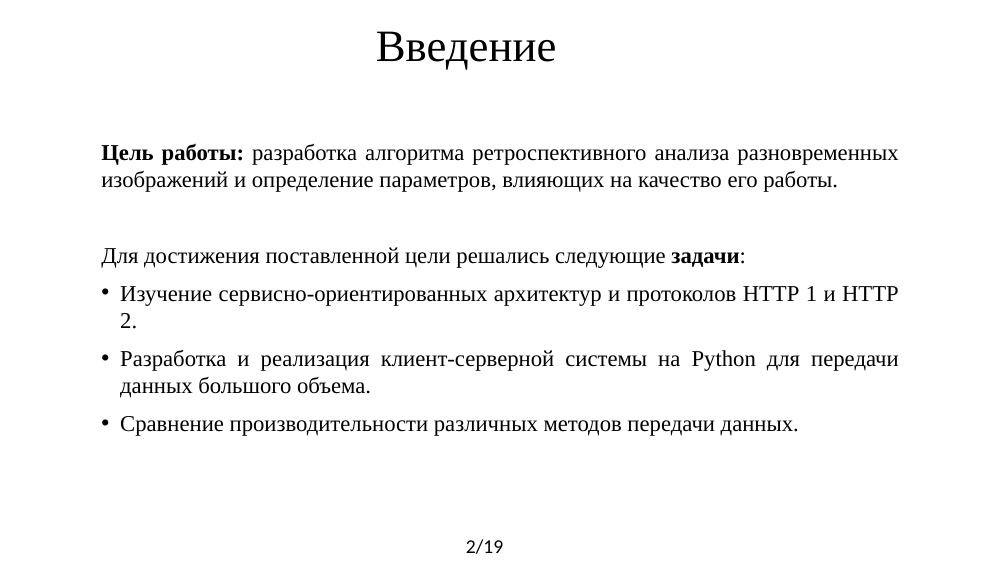
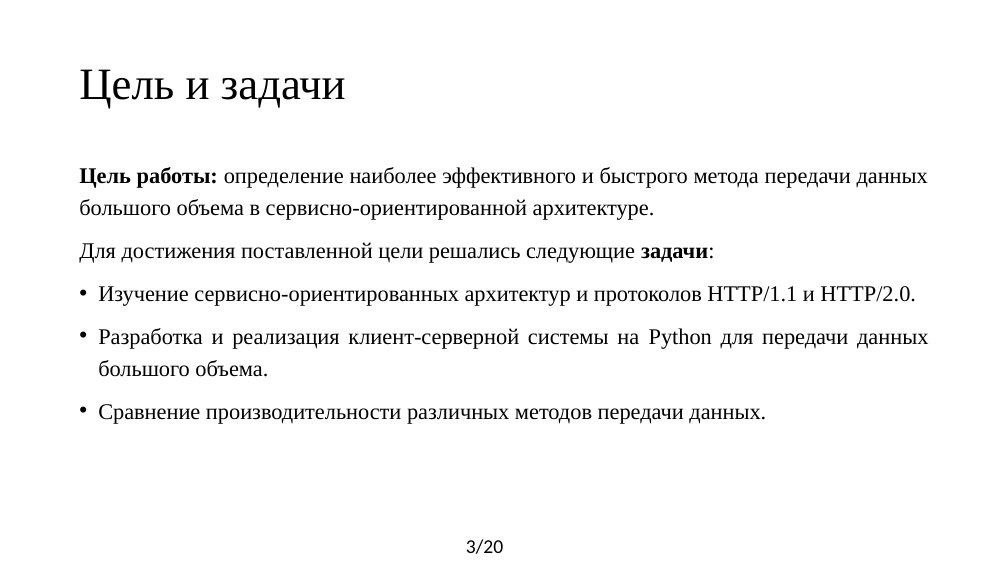
Before and after one commit to yaroslavshap/Http1_Http2_speed, a slide deck: slide 3 of documents/Презентация_Шаповал.pptx (slide 2 before the commit). Drawn at 1008x567 pixels with LibreOffice and Linux fonts; fonts in the diff are those of the drawing. Boxes give left, top, right and bottom in pixels: in the first picture for what was removed or moved away, otherwise in the second. Text is boxed around its words. In the diff, an @@ line names an element or a change of style, - is before the commit and + after.

```diff
--- a/documents/Презентация_Шаповал.pptx
+++ b/documents/Презентация_Шаповал.pptx
@@ title removed at bbox=[376, 31, 557, 70] @@
-Введение
@@ title added at bbox=[79, 69, 346, 109], 32 pt, text #000000 @@
+Цель и задачи
@@ text "Цель работы: определение наиболее эффективного ...": place and size @@
-text "Цель работы: определение наиболее эффективного ..." at bbox=[101, 143, 899, 436]
+text "Цель работы: определение наиболее эффективного ..." at bbox=[79, 167, 928, 424]
@@ text at bbox=[79, 167, 928, 220]: text changed; size 16.2 to 16 pt @@
-Цель работы: разработка алгоритма ретроспективного анализа разновременных изображений и определение параметров, влияющих на качество его работы.
+Цель работы: определение наиболее эффективного и быстрого метода передачи данных большого объема в сервисно-ориентированной архитектуре.
@@ text at bbox=[79, 242, 928, 424]: size 16.2 to 16 pt in "Для достижения поставленной цели решались следующие задачи:", "Разработка и реализация клиент-серверной системы на Python ...", "Сравнение производительности различных методов передачи данн ..."; line spacing 1 to 1.2 @@
@@ text at bbox=[98, 286, 916, 306]: text changed; size 16.2 to 16 pt @@
-• Изучение сервисно-ориентированных архитектур и протоколов НТТР 1 и НТТР 2.
+• Изучение сервисно-ориентированных архитектур и протоколов НТТР/1.1 и НТТР/2.0.
@@ text at bbox=[466, 539, 503, 554]: text changed @@
-2/19
+3/20
```
Also in this commit, not shown: 10 other slides changed, 6 slides added, 6 slides removed, 1 other file.
